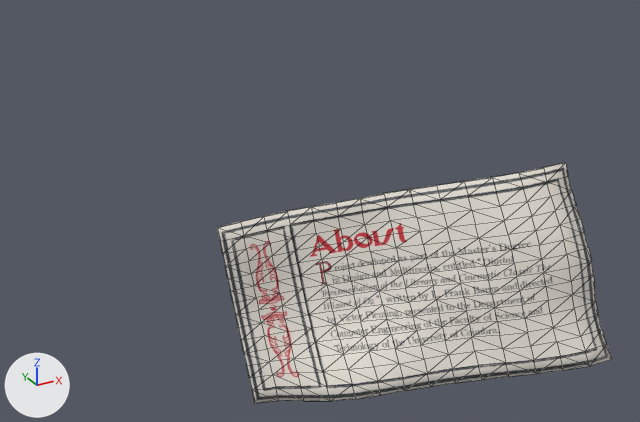
Two versions of the glTF model model/About.glb, one commit apart.
One viewpoint serves both versions: a 50 mm camera at (0.5474, -0.1635, 0.0695) aimed at (0.6229, -0.0262, 0.0009). Lighting does not change. The marker at lower left points along +X, +Y and +Z. The first picture is the older version. Mesh edges are drawn as thin lines.

The first picture shows 'About.001'.
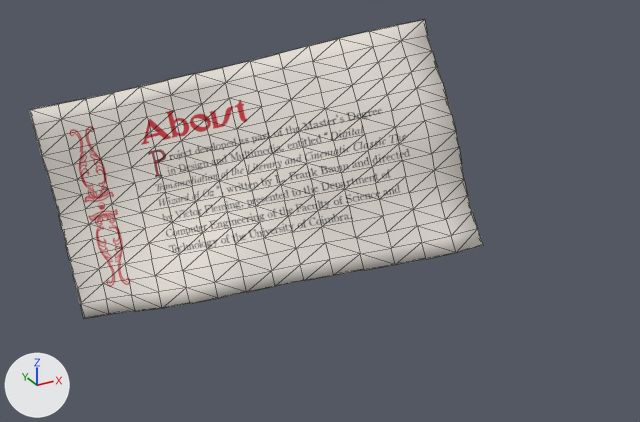
Changed parts and their boxes [x1, y1, x2, y2] in the pictures (640 x 422 px):
```json
{"object": "About.001", "change": "surface changed, moved, turned, rescaled", "before": [217, 163, 612, 403], "after": [30, 20, 484, 318]}
```

The change, as JSON lines over the scene's bpy script:
```json
{"op": "add", "block": "img_about_1", "code": ["img_about_1 = load_image('about', '_unpacked/about', 1280, 720, 'sRGB')"]}
{"op": "set", "path": "mat_about.texture", "old": "img_about", "new": "img_about_1"}
{"op": "set", "path": "ob_about_001.location", "old": "(0.621, -0.0592, 0.0)", "new": "(0.6196, -0.0003, 0.0)"}
{"op": "set", "path": "ob_about_001.rotation_euler", "old": "(1.278, -0.139, -0.283)", "new": "(1.223, -0.153, -0.284)", "note": "degrees (73, -8, -16) -> degrees (70, -8.8, -16)"}
{"op": "set", "path": "ob_about_001.scale", "old": "(0.192, 0.192, 0.192)", "new": "(0.296, 0.296, 0.296)"}
```
